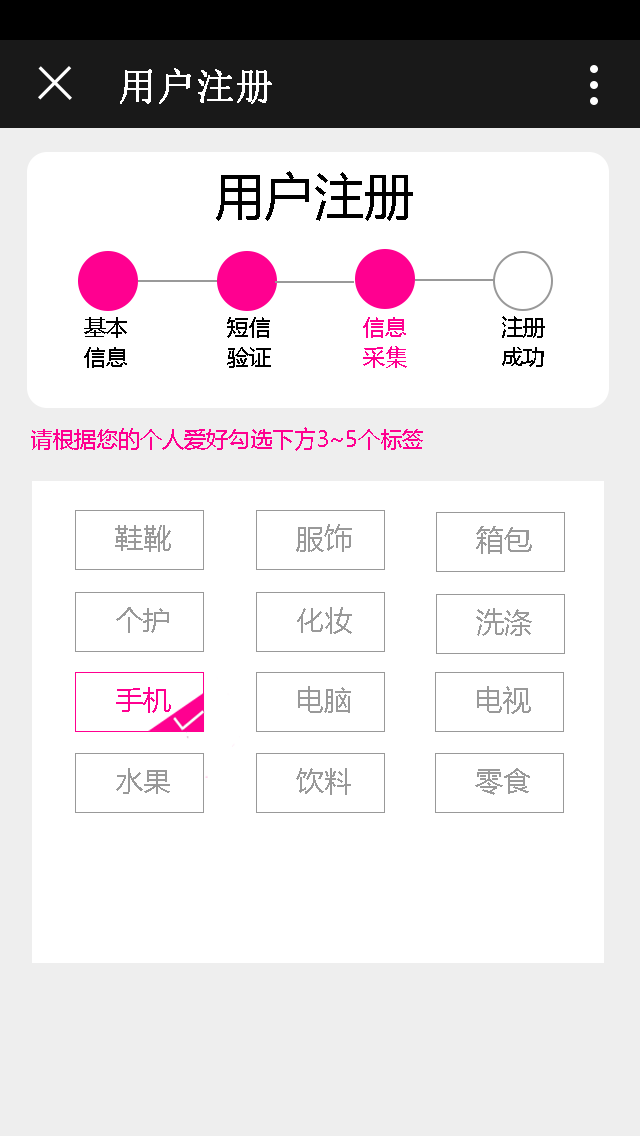
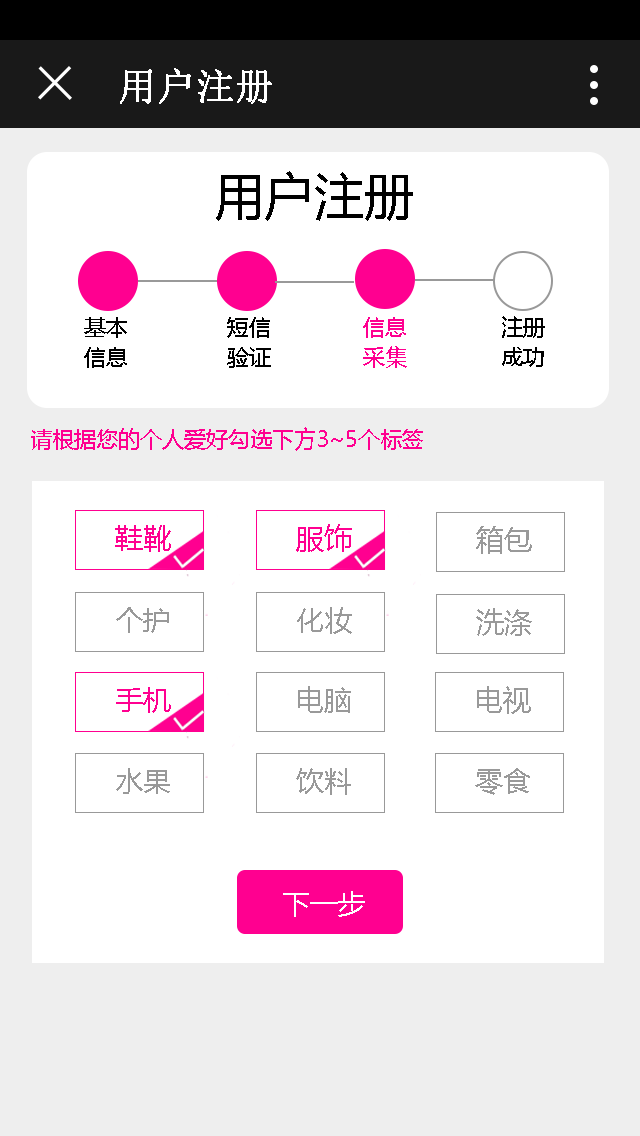
Before/after of a w=640, h=1136 layered artwork. What changed in the layer stack:
added group "下一步" (1st of 2, in "内容") with 2 layers in group "内容" over [237, 870, 403, 934]
added layer "下一步" (2nd of 2, in "内容" › "下一步") in group "下一步" over [283, 891, 365, 917]
added layer "圆角矩形 2" in group "下一步" over [237, 870, 403, 934]
painted on "服饰" (2nd of 2, in "内容" › "服饰") over [296, 524, 352, 552]
added layer "勾 副本" in group "服饰" over [329, 514, 421, 616]
renamed "矩形 2" to "矩形 2 副本 2", painted on it over [256, 510, 385, 570]
painted on "鞋靴" (2nd of 2, in "内容" › "鞋靴") over [115, 525, 171, 552]
added layer "勾 副本 2" in group "鞋靴" over [148, 514, 240, 616]
renamed "矩形 2" to "矩形 2 副本 3", painted on it over [75, 510, 204, 570]
